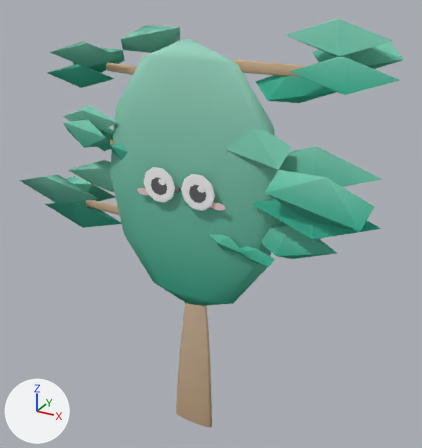
Renders of the glTF model web-forest/public/model/species/terminalia-mantaly.glb from each side of a commit.
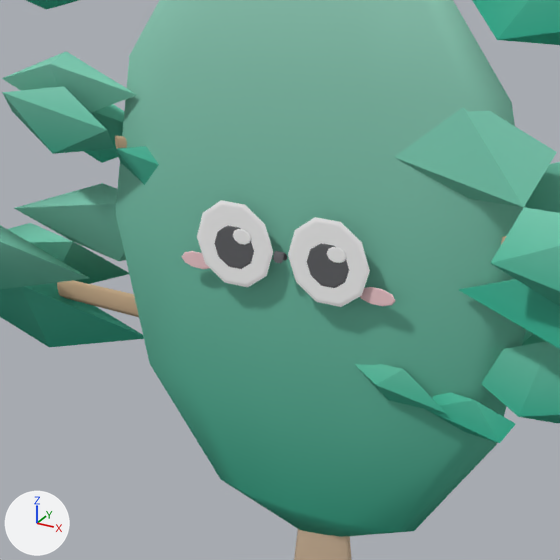
Each version is shown whole from a camera (50 mm lens) standing at (0.554, -0.877, 0.923) and looking at (0.048, 0.044, 0.463), then close up on the part from 15% to 70% of the width and 19% to 70% of the height. The axes (+X, +Y, +Z) are drawn at lower left. The lights are the same throughout. The last two pictures show the newer version. Where no turn or scale is listed for an object, it has been applied to the vertices. Vertices at exactly the same position are counted once.

Names of what the first close-up shows: 'p13', 'p14', 'p15', 'p18', 'p19', 'p23', 'trunk' and 1 more.
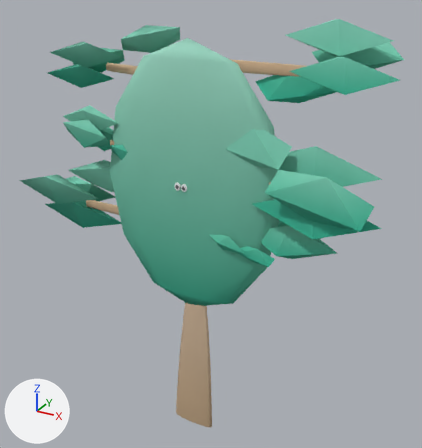
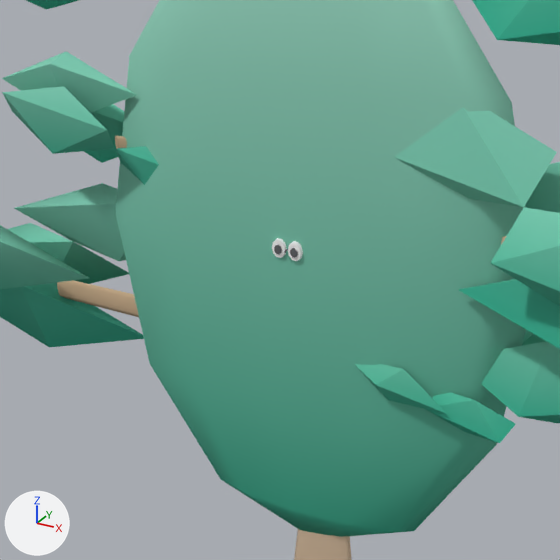
Changed parts and their boxes (x1, y1, x2, y2) in the close-ups (560 x 560 px; the box of a moved part takes in the faces that stretch with it):
```json
{"part": 1, "of": "me_mesh_0", "change": "moved or reshaped", "before": [273, 251, 287, 263], "on screen": "not visible afterwards"}
{"part": 2, "of": "me_mesh_0", "change": "moved or reshaped", "before": [183, 200, 396, 306], "after": [272, 238, 303, 261]}
{"part": 3, "of": "me_mesh_0", "change": "recoloured", "before": [182, 217, 395, 307]}
```

The change, as JSON lines over the scene's bpy script:
```json
{"block": "me_mesh_0", "where": "# used by ob_trunk; location = (0.0288, -0.0015, 0.0)"}
{"op": "remove", "block": "me_mesh_0", "code": "me_mesh_0.from_pydata(...)  # 333 vertices, 622 faces; spans x -0.178..0.186, y -0.046..0.033, z 0.0..0.815"}
{"op": "add", "block": "me_mesh_0", "code": "me_mesh_0.from_pydata(...)  # 375 vertices, 702 faces; spans x -0.178..0.186, y -0.036..0.033, z 0.0..0.815"}
{"block": "me_mesh_0", "change": "me_mesh_0 part 1: the loose piece of 38 vertices spanning x -0.004..0.004, y -0.046..-0.039, z 0.555..0.563 is scaled about its middle by (0.192, 1, 0.236), then moved by (0.0, 0.01, 0.002)"}
{"block": "me_mesh_0", "change": "me_mesh_0 part 2"}
{"block": "me_mesh_0", "change": "30 vertices are removed from x -0.078..0.09, y -0.044..-0.038, z 0.54..0.591"}
{"block": "me_mesh_0", "change": "194 faces are deleted"}
{"block": "me_mesh_0", "change": "146 vertices move from x -0.094..0.094, y -0.044..-0.038, z 0.528..0.594 to x -0.017..0.017, y -0.035..-0.019, z 0.546..0.57"}
{"block": "me_mesh_0", "change": "28 vertices are added at x -0.007..0.017, y -0.035..-0.021, z 0.555..0.573"}
{"block": "me_mesh_0", "change": "194 new faces join them"}
{"block": "me_mesh_0", "change": "me_mesh_0 part 3: 84 kept faces spanning x -0.017..0.017, y -0.035..-0.019, z 0.546..0.57 get new vertex colours"}
{"block": "me_mesh_0", "change": "other edits to the shape of me_mesh_0 do not show in these pictures"}
```
